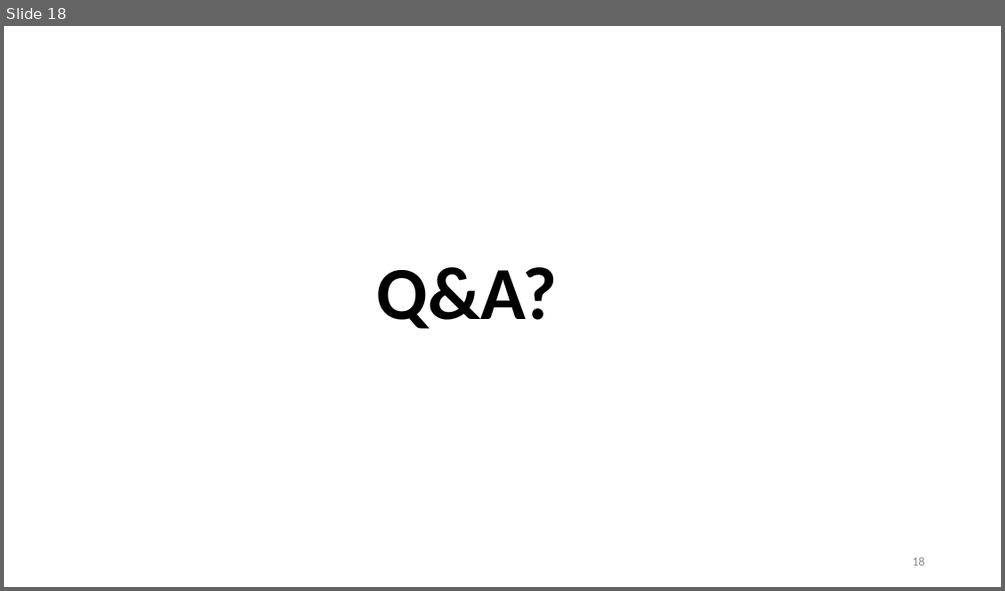
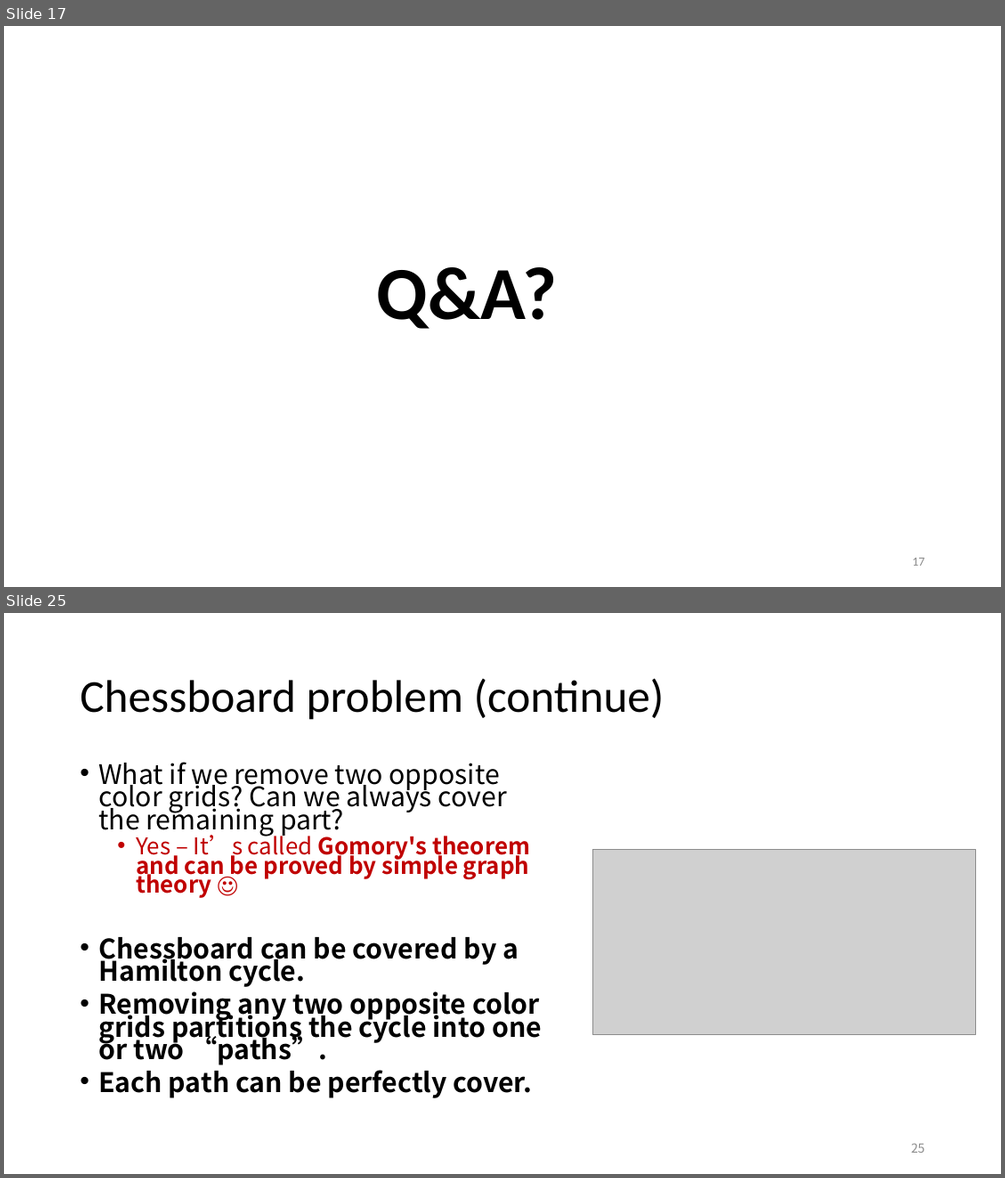
Before and after one commit to wuwuz/wuwuz.github.io, a slide deck: COMP2711/Materials/L00-Intro.pptx. Shown one above the other, each under a label of ours: slide 18 before the commit, slides 17 and 25 after it; the slides between them are not shown. The pictures are 1005x591 and 1005x1178 pixels, drawn with LibreOffice and Linux fonts; fonts in the diff are those of the drawing; grey boxes stand for pictures. Boxes give left, top, right and bottom in pixels: in the first picture for what was removed or moved away, otherwise in the second. Text is boxed around its words. In the diff, an @@ line names an element or a change of style, - is before the commit and + after.

```diff
--- a/COMP2711/Materials/L00-Intro.pptx
+++ b/COMP2711/Materials/L00-Intro.pptx
@@ slide 25 added at [4, 613, 1001, 1174], background #FFFFFF @@
@@ title added at [80, 678, 664, 720], 44 pt, text #000000 @@
+Chessboard problem (continue)
@@ text added at [98, 762, 542, 1098], 25.9 pt, text #000000, bold @@
+• What if we remove two opposite color grids? Can we always cover the remaining part?
+  • Yes – It’s called Gomory's theorem and can be proved by simple graph theory ☺
+• Chessboard can be covered by a Hamilton cycle.
+• Removing any two opposite color grids partitions the cycle into one or two “paths”.
+• Each path can be perfectly cover.
@@ picture added at [592, 850, 975, 1035] @@
@@ page number added at [911, 1143, 925, 1152], 12 pt, text #8C8C8C @@
+25
@@ what was slide 18 is now slide 17 @@
@@ page number at [912, 557, 924, 565]: text changed @@
-18
+17
```
Also in this commit, not shown: 5 slides changed, 10 other slides added, 1 slide removed.
